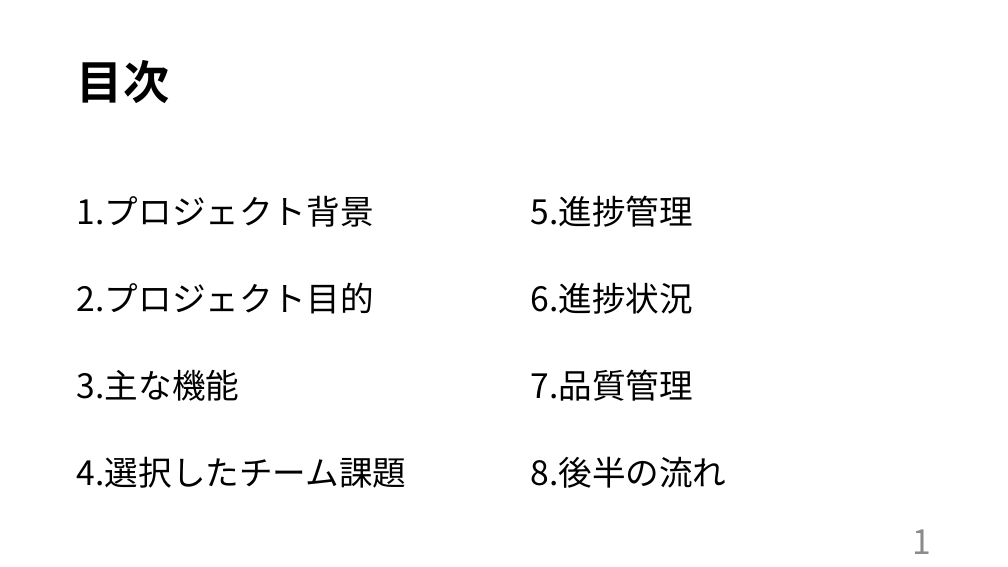
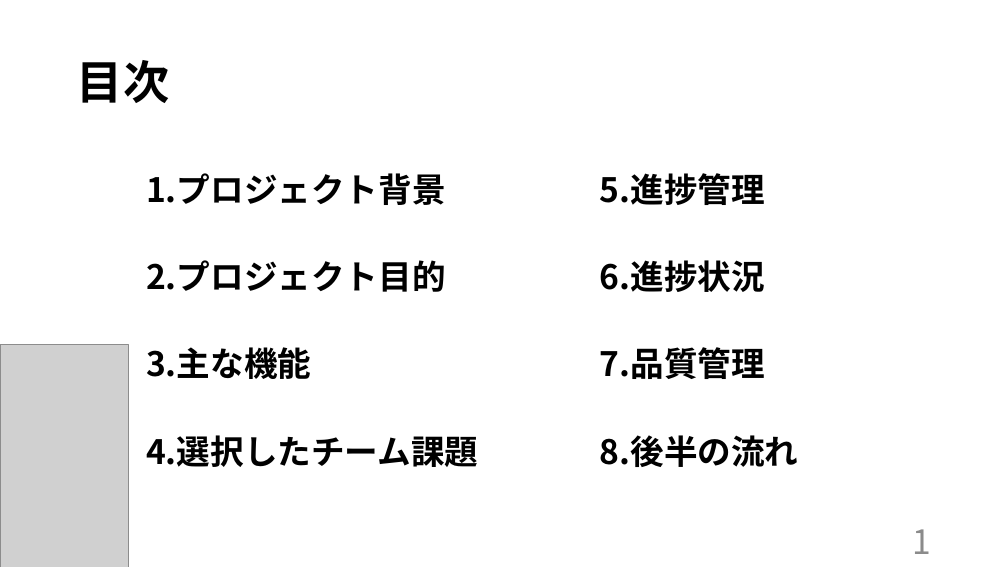
Before and after one commit to kazukiyoshida96/PM-, a slide deck: slide 2 of ＰＭ学科専用2.pptx. Drawn at 1008x567 pixels with LibreOffice and Linux fonts; fonts in the diff are those of the drawing; grey boxes stand for pictures. Boxes give left, top, right and bottom in pixels: in the first picture for what was removed or moved away, otherwise in the second. Text is boxed around its words. In the diff, an @@ line names an element or a change of style, - is before the commit and + after.

```diff
--- a/ＰＭ学科専用2.pptx
+++ b/ＰＭ学科専用2.pptx
@@ text "1.プロジェクト背景 5.進捗管理": place and size @@
-text "1.プロジェクト背景 5.進捗管理" at [77,195,726,488]
+text "1.プロジェクト背景 5.進捗管理" at [146,173,799,467]
@@ text "1.プロジェクト背景 5.進捗管理" at [146,173,799,467]: bold on @@
@@ picture added at [0,345,129,567] @@
```
Also in this commit, not shown: 16 other slides changed.
